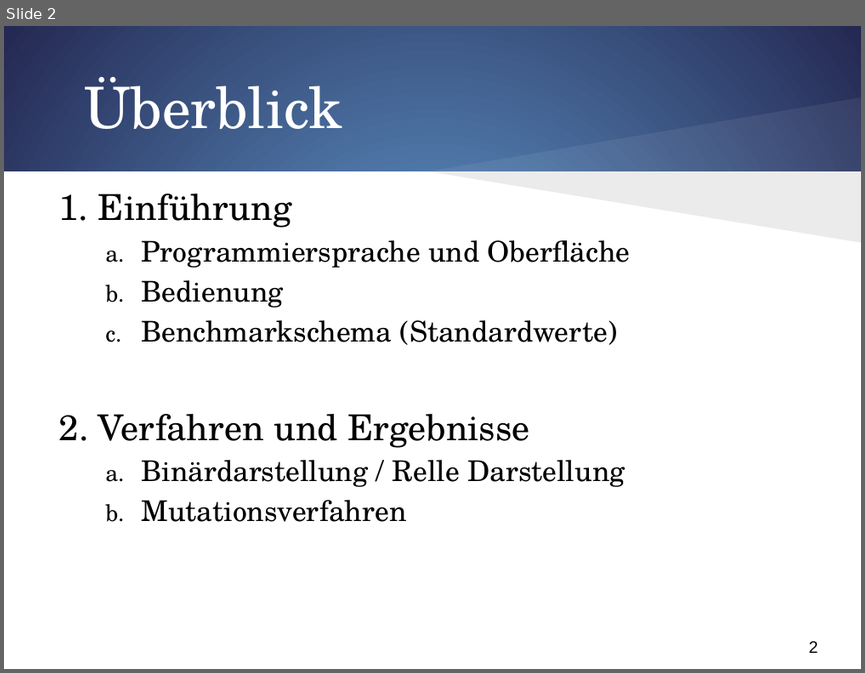
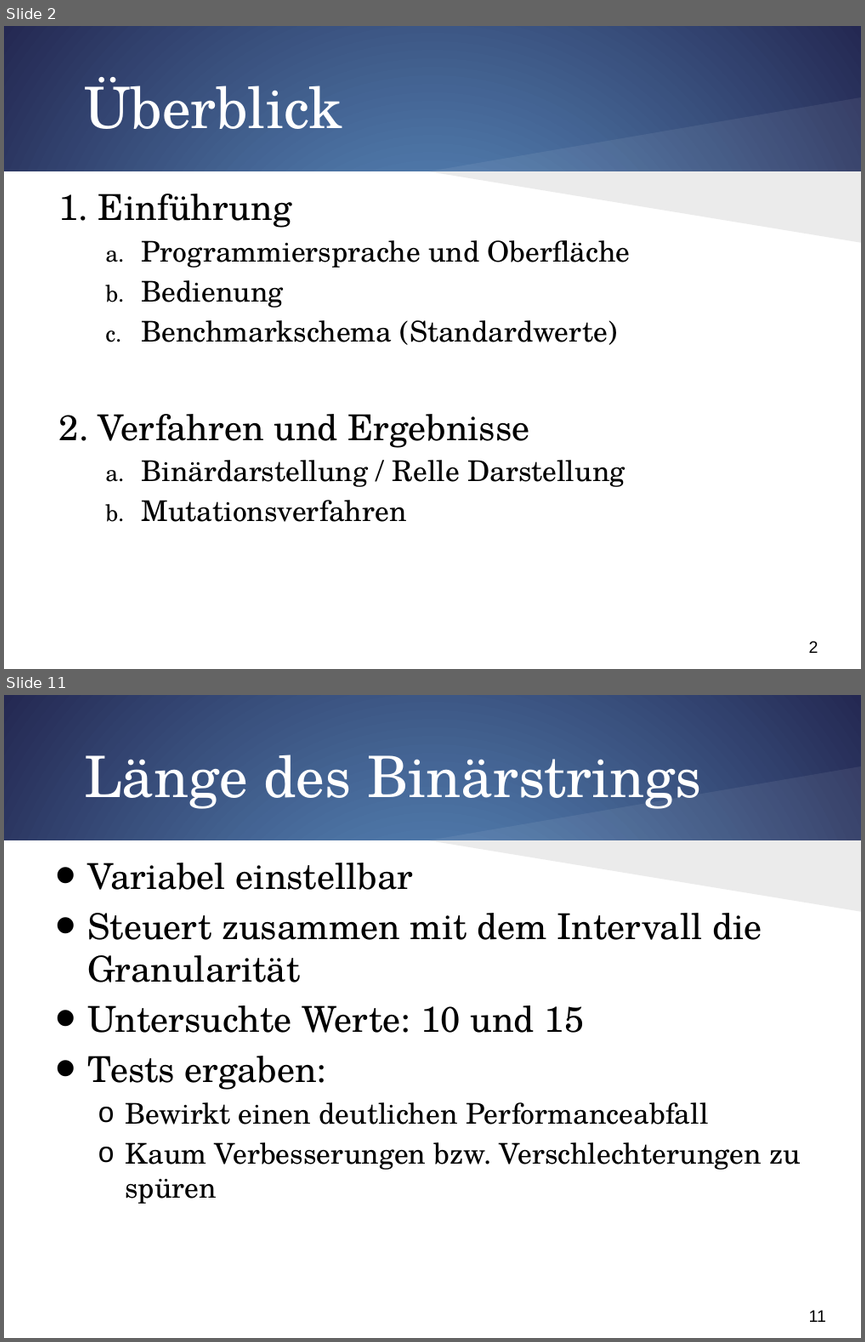
Before and after one commit to FalkoHilbert/evolotionaere-algorithmen, a slide deck: evolotionaereAlgorithmen/trunk/SystemOfEquations/Ergebnisse/Präsi/UI.pptx. Shown one above the other, each under a label of ours: slide 2 before the commit, slides 2 and 11 after it; the slides between them are not shown. The pictures are 865x673 and 865x1342 pixels, drawn with LibreOffice and Linux fonts; fonts in the diff are those of the drawing. Boxes give left, top, right and bottom in pixels: in the first picture for what was removed or moved away, otherwise in the second. Text is boxed around its words. In the diff, an @@ line names an element or a change of style, - is before the commit and + after.

```diff
--- a/evolotionaereAlgorithmen/trunk/SystemOfEquations/Ergebnisse/Präsi/UI.pptx
+++ b/evolotionaereAlgorithmen/trunk/SystemOfEquations/Ergebnisse/Präsi/UI.pptx
@@ slide 11 added at [4, 695, 861, 1338], background gradient #629DD1 to #242852; not listed: 4 template elements that a slide beside it also shows @@
@@ title added at [84, 755, 702, 809], 48 pt, text #FFFFFF @@
+Länge des Binärstrings
@@ text added at [87, 862, 800, 1203], 30 pt, text #000000 @@
+• Variabel einstellbar
+• Steuert zusammen mit dem Intervall die Granularität
+• Untersuchte Werte: 10 und 15
+• Tests ergaben:
+  o Bewirkt einen deutlichen Performanceabfall
+  o Kaum Verbesserungen bzw. Verschlechterungen zu spüren
```
Also in this commit, not shown: 25 other slides added, 3 other files.
